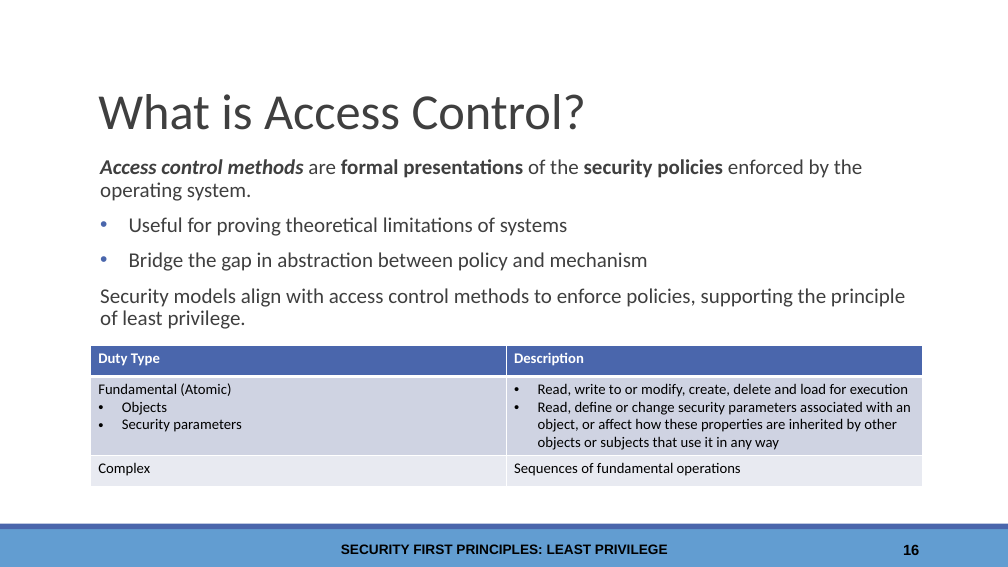
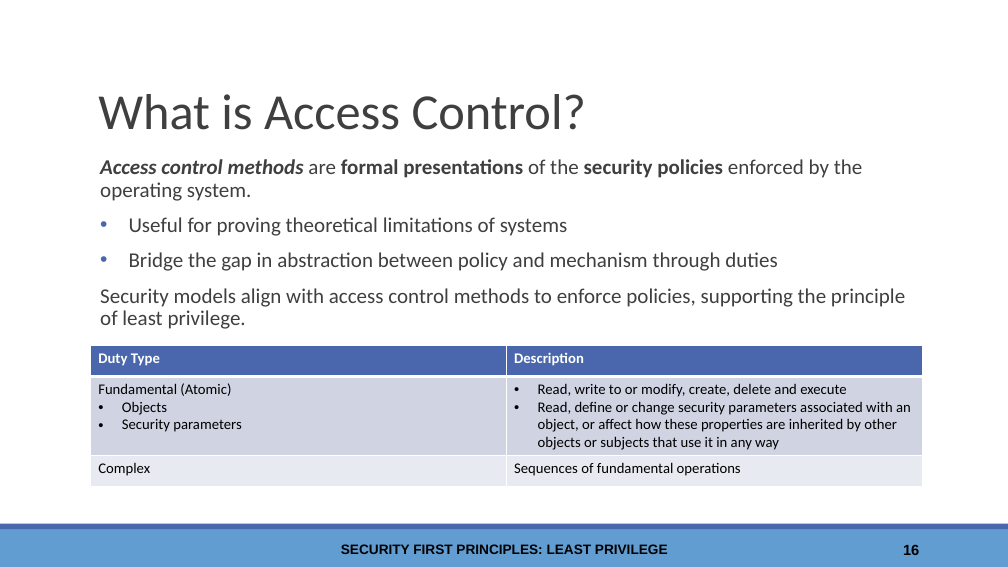
Before and after one commit to wwt9829/csc840-securityfirst, a slide deck: slide 16 of Least Privilege - Slides.pptx. Drawn at 1008x567 pixels with LibreOffice and Linux fonts; fonts in the diff are those of the drawing; background and template pictures are left out. Boxes give left, top, right and bottom in pixels: in the first picture for what was removed or moved away, otherwise in the second. Text is boxed around its words. In the diff, an @@ line names an element or a change of style, - is before the commit and + after.

```diff
--- a/Least Privilege - Slides.pptx
+++ b/Least Privilege - Slides.pptx
@@ text at box(129, 252, 777, 271): text changed @@
-• Bridge the gap in abstraction between policy and mechanism
+• Bridge the gap in abstraction between policy and mechanism through duties
@@ table at box(91, 346, 923, 485) @@
-row 2, column 2: Read, write to or modify, create, delete and load for execution / Read, define or change security parameters associated with an object, or affect how these properties are inherited by other objects or subjects that use it in any way
+row 2, column 2: Read, write to or modify, create, delete and execute / Read, define or change security parameters associated with an object, or affect how these properties are inherited by other objects or subjects that use it in any way
```
Also in this commit, not shown: 11 other slides changed.
